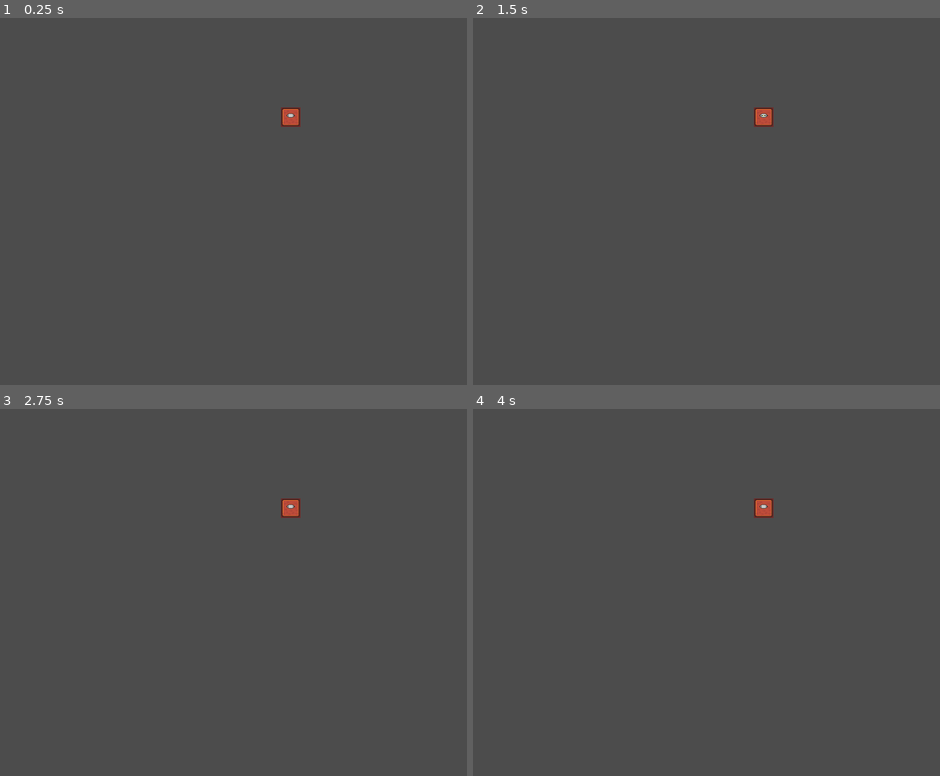
Above: before the commit, frames 1-4 (two rows, left to right).
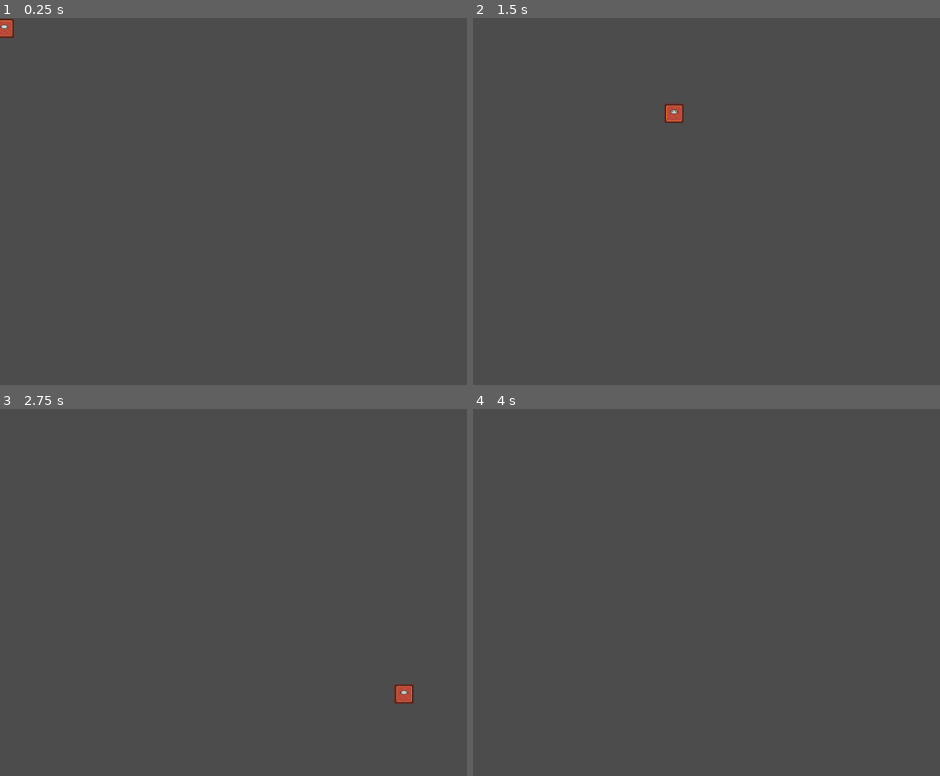
Above: after the commit, the same moments.

Repository: NioZX/MinimalGun2D
Game: Godot game, scene res://Enemy.tscn
Two runs of this game, one before a commit and one after it. Both use one fixed random seed, a clock stepped at 60 frames per second and the inputs below. This scene is started directly instead of the project's main scene.
Inputs (mouse positions are in pixels of both pictures, inside the frame that each line leads up to):
- Up to frame 1 (0.25 s): no input
- Up to frame 2 (1.5 s): move the mouse to (925, 183) at 0.52 s; hold A (a) 0.53-1.28 s; click (925, 183) at 0.67 s; tap D (d) at 0.8, 1.35 s; move the mouse to (659, 219) at 1.27 s; click (659, 219) at 1.42 s
- Up to frame 3 (2.75 s): tap S (s) at 1.55 s; move the mouse to (378, 511) at 2.02 s; hold S (s) from 2.03 s (still down); click (378, 511) at 2.17 s; tap W (w) at 2.3 s
- Up to frame 4 (4 s): move the mouse to (757, 665) at 2.77 s; release S (s) at 2.78 s; tap W (w) at 2.85 s; click (757, 665) at 2.92 s; tap A (a) at 3.05 s; tap Enter at 3.5 s; move the mouse to (outside the picture) at 3.52 s; hold A (a) from 3.53 s (still down); click (outside the picture) at 3.67 s; tap D (d) at 3.8 s

The runs differ from the first frame. In frame 1, 0.4% of the frame differs, in the area x 0-65%, y 0-30%; in frame 2, 0.4%; in frame 3, 0.4%, in the area x 60-89%, y 24-81%; in frame 4, 0.2%.
Error before the commit: Invalid get index '0' (on base: 'PoolVector2Array'). (res://Enemy.gd:34)
Error after the commit: Invalid get index '1' (on base: 'PoolVector2Array'). (res://Enemy.gd:25)

Commit message:
Bugs in enemy

Diff:
--- a/Enemy.gd
+++ b/Enemy.gd
@@ -9,6 +9,7 @@
 var player_pos = Vector2(50,80)
 var can_jump = true
 var speed = 50
+var enemy_last_pos = self.position
 
 var path_index = 0;
 
@@ -20,28 +21,33 @@
 
 
 func get_path():
-	current_path = $Navigation2D.get_simple_path(self.position,player_pos)
+	current_path = $Navigation2D.get_simple_path(get_global_position(),player_pos)
+	current_path[1] = transform.xform(current_path[1])
 	$Line2D.points = current_path
 
 func _input(event):
    # Mouse in viewport coordinates.
-   if event is InputEventMouseMotion:
-	   player_pos = event.position
+	if event is InputEventMouseButton:
+		player_pos = event.position
+
 
 # Called every frame. 'delta' is the elapsed time since the previous frame.
 func _process(delta):
+	#$Navigation2D.position = Vector2.ZERO
+	#$Navigation2D/NavigationPolygonInstance.position = Vector2.ZERO
+
 	if (player_pos != player_last_pos):
-		var start_pos = current_path[0]
-		var end_pos = current_path[1]
+		var start_pos = self.position
+		var end_pos = $Navigation2D.get_closest_point(player_pos)
+		print(end_pos)
 
 		var distance_to_path = start_pos.distance_to(end_pos)
 		var current_distance = self.position.distance_to(end_pos)
 		var path_completed = (current_distance - 0) / (distance_to_path - 0)
-		var speed_to_path = start_pos.linear_interpolate(end_pos, path_completed)
+		var speed_to_path = start_pos.linear_interpolate(end_pos, path_completed) * ( end_pos - self.position ).normalized()
 
-		print(path_completed)
 		if (path_completed < 0.05):
-			get_path()
 			player_last_pos = player_pos
 
+
 		move_and_slide(speed_to_path)
--- a/Enemy.tscn
+++ b/Enemy.tscn
@@ -23,7 +23,6 @@
 script = ExtResource( 3 )
 
 [node name="AnimatedSprite" type="AnimatedSprite" parent="."]
-position = Vector2( 474.469, 161.927 )
 frames = SubResource( 1 )
 animation = "idle"
 frame = 2
@@ -38,3 +37,4 @@
 navpoly = SubResource( 3 )
 
 [node name="Line2D" type="Line2D" parent="."]
+width = 5.0
